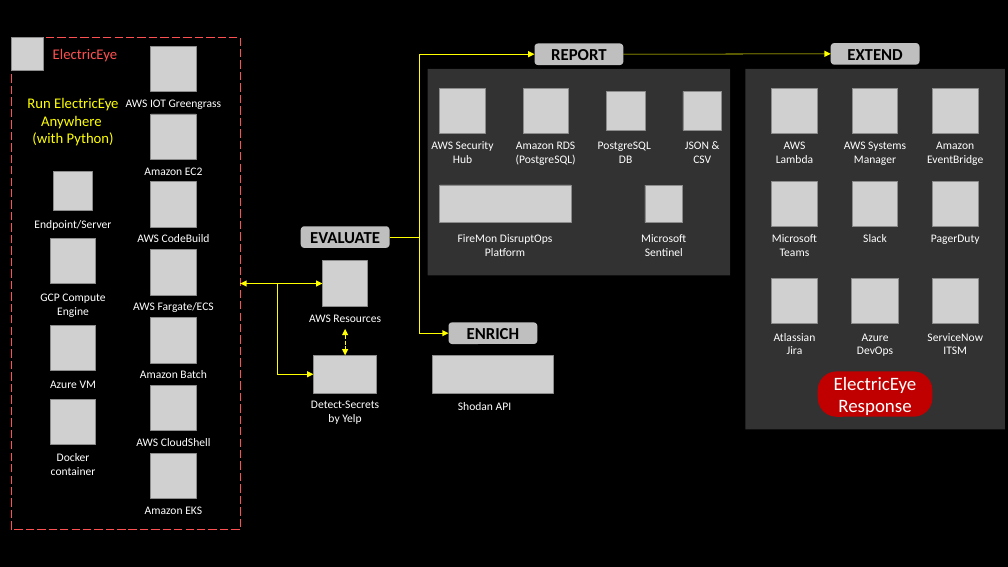
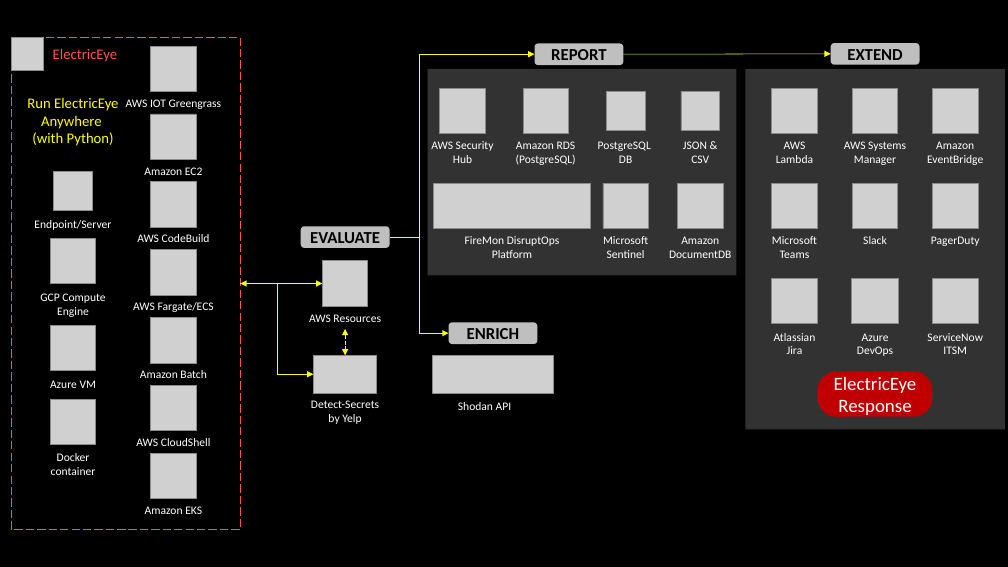
Before and after one commit to jonrau1/ElectricEye, a slide deck: slide 1 of screenshots/extras/ElectricEye.pptx. Drawn at 1008x567 pixels with LibreOffice and Linux fonts; fonts in the diff are those of the drawing; grey boxes stand for pictures. Boxes give left, top, right and bottom in pixels: in the first picture for what was removed or moved away, otherwise in the second. Text is boxed around its words. In the diff, an @@ line names an element or a change of style, - is before the commit and + after.

```diff
--- a/screenshots/extras/ElectricEye.pptx
+++ b/screenshots/extras/ElectricEye.pptx
@@ rectangle resized from (x1=428, y1=69, x2=730, y2=275) to (x1=428, y1=69, x2=737, y2=275) @@
@@ picture resized from (x1=440, y1=185, x2=571, y2=223) to (x1=433, y1=183, x2=591, y2=228) @@
@@ picture resized from (x1=645, y1=185, x2=683, y2=223) to (x1=603, y1=183, x2=649, y2=228) @@
@@ picture added at (x1=678, y1=183, x2=723, y2=228) @@
@@ text "FireMon DisruptOps Platform" moved from (x1=458, y1=234, x2=553, y2=256) to (x1=465, y1=236, x2=560, y2=258) @@
@@ text "Microsoft Sentinel" moved from (x1=641, y1=234, x2=686, y2=256) to (x1=603, y1=236, x2=648, y2=258) @@
@@ text added at (x1=669, y1=236, x2=731, y2=258), 11 pt, text #FFFFFF @@
+Amazon DocumentDB
```
Also in this commit, not shown: 8 other files.
